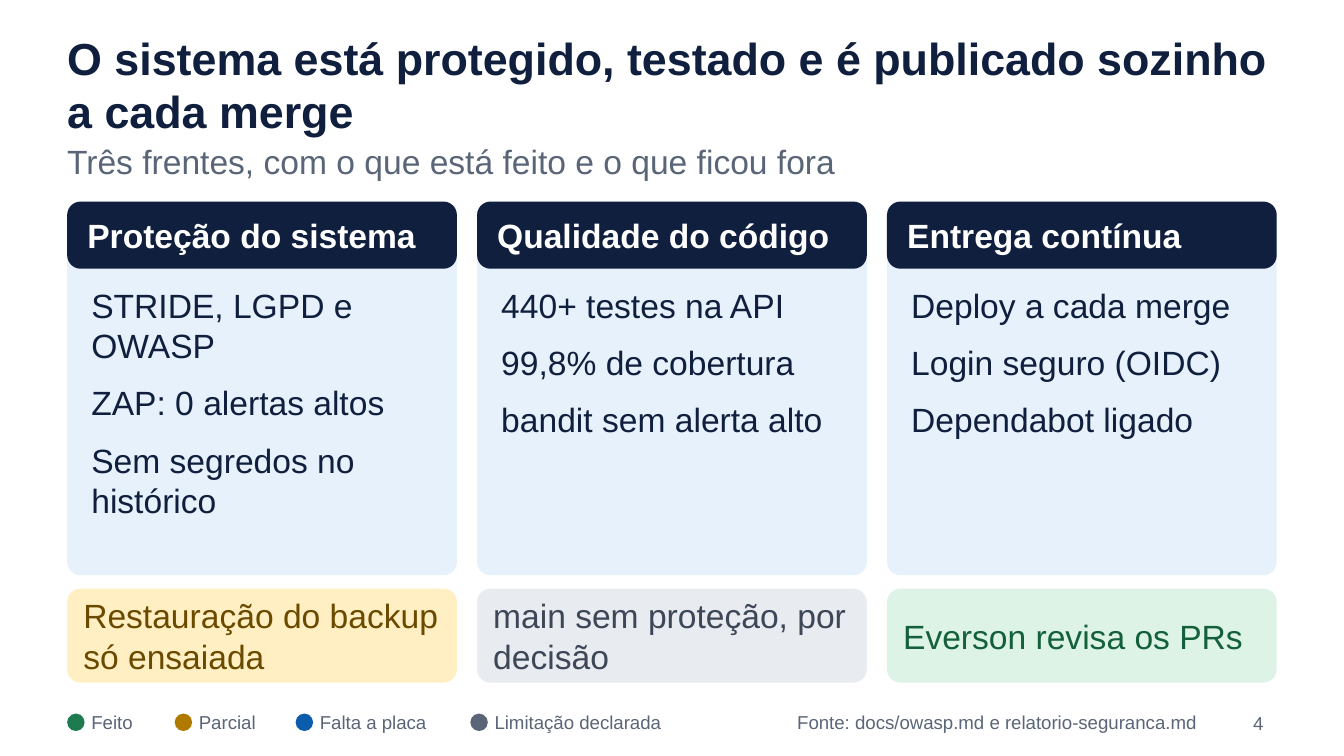
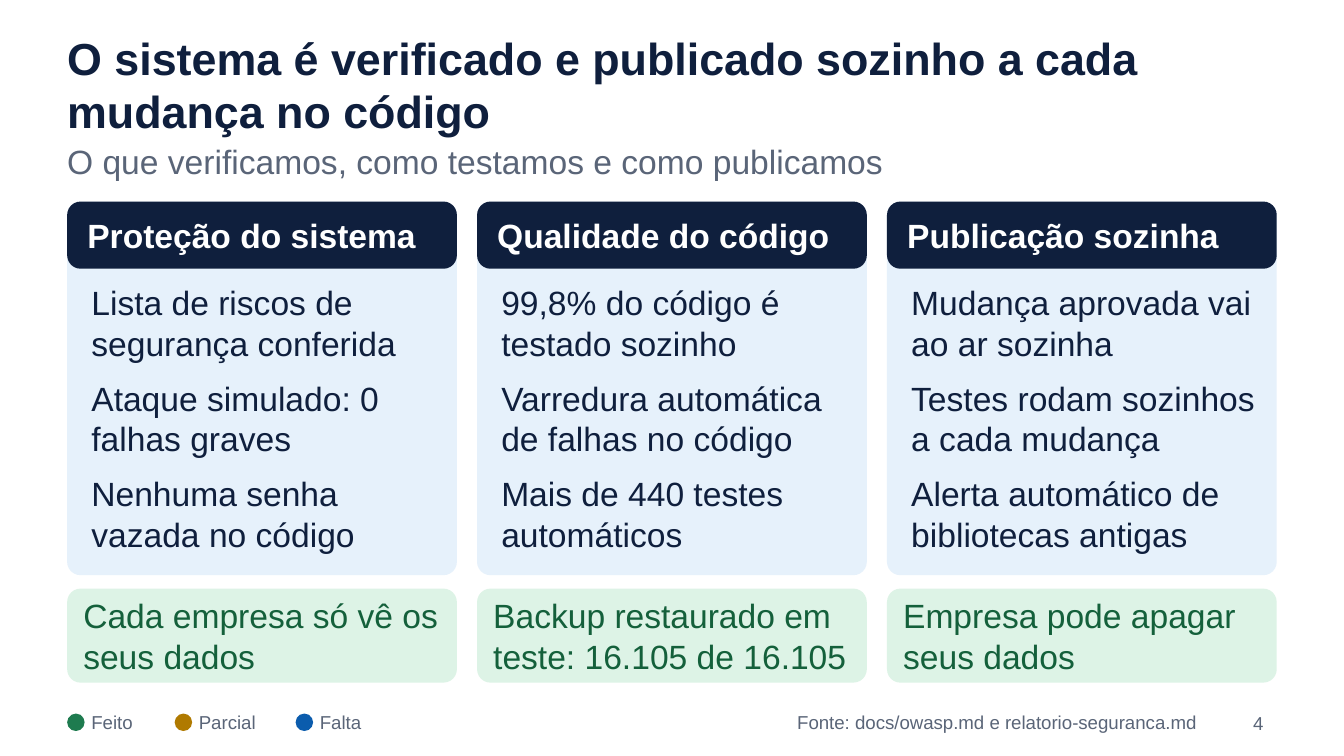
Before and after one commit to mbalbuquerque/projeto-integrador-4-periodo, a slide deck: slide 4 of docs/entrega/apresentacao-23-11.pptx. Drawn at 1344x756 pixels with LibreOffice and Linux fonts; fonts in the diff are those of the drawing. Boxes give left, top, right and bottom in pixels: in the first picture for what was removed or moved away, otherwise in the second. Text is boxed around its words. In the diff, an @@ line names an element or a change of style, - is before the commit and + after.

Commit message:
docs: entrega de 23/11 atualizada e protecao da main no README

```diff
--- a/docs/entrega/apresentacao-23-11.pptx
+++ b/docs/entrega/apresentacao-23-11.pptx
@@ title at [67, 42, 1137, 137]: text changed @@
-O sistema está protegido, testado e é publicado sozinho a cada merge
+O sistema é verificado e publicado sozinho a cada mudança no código
@@ text at [67, 149, 883, 180]: text changed @@
-Três frentes, com o que está feito e o que ficou fora
+O que verificamos, como testamos e como publicamos
@@ text at [907, 223, 1219, 254]: text changed @@
-Entrega contínua
+Publicação sozinha
@@ text at [91, 290, 396, 553]: text changed @@
-STRIDE, LGPD e OWASP
-ZAP: 0 alertas altos
-Sem segredos no histórico
+Lista de riscos de segurança conferida
+Ataque simulado: 0 falhas graves
+Nenhuma senha vazada no código
@@ text at [501, 290, 821, 548]: text changed @@
-440+ testes na API
-99,8% de cobertura
-bandit sem alerta alto
+99,8% do código é testado sozinho
+Varredura automática de falhas no código
+Mais de 440 testes automáticos
@@ text at [911, 290, 1255, 553]: text changed @@
-Deploy a cada merge
-Login seguro (OIDC)
-Dependabot ligado
+Mudança aprovada vai ao ar sozinha
+Testes rodam sozinhos a cada mudança
+Alerta automático de bibliotecas antigas
@@ rounded rectangle at [67, 589, 457, 683]: fill #FFEFC2 to #DDF3E6 @@
@@ rounded rectangle at [477, 589, 867, 683]: fill #E8EBF0 to #DDF3E6 @@
@@ text at [83, 603, 437, 670]: text changed; text colour #6B4A00 to #14603B @@
-Restauração do backup só ensaiada
+Cada empresa só vê os seus dados
@@ text at [493, 603, 846, 670]: text changed; text colour #3E4757 to #14603B @@
-main sem proteção, por decisão
+Backup restaurado em teste: 16.105 de 16.105
@@ text at [903, 603, 1236, 670]: text changed @@
-Everson revisa os PRs
+Empresa pode apagar seus dados
@@ text at [320, 715, 361, 729]: text changed @@
-Falta a placa
+Falta
@@ rounded rectangle removed at [470, 714, 488, 731] @@
@@ text removed at [495, 715, 661, 733] @@
-Limitação declarada
```
Also in this commit, not shown: 7 other slides changed, 3 other files.
